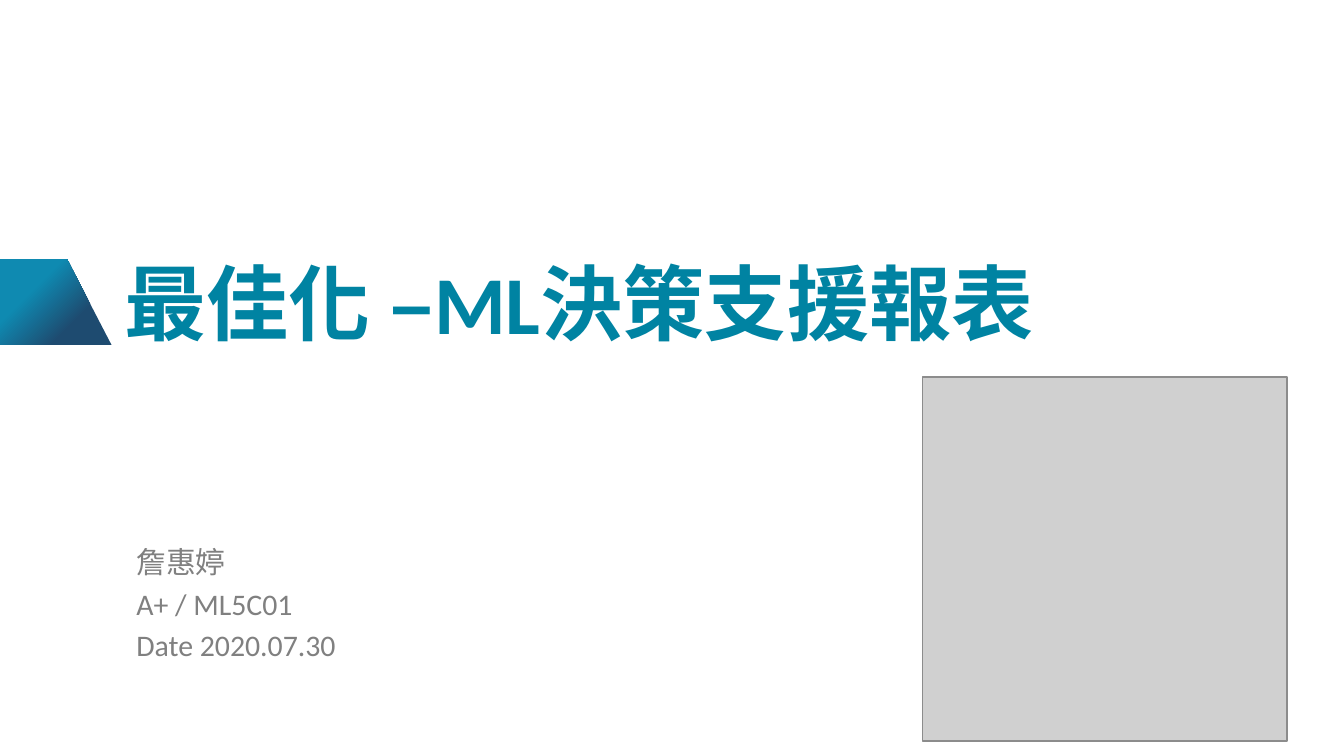
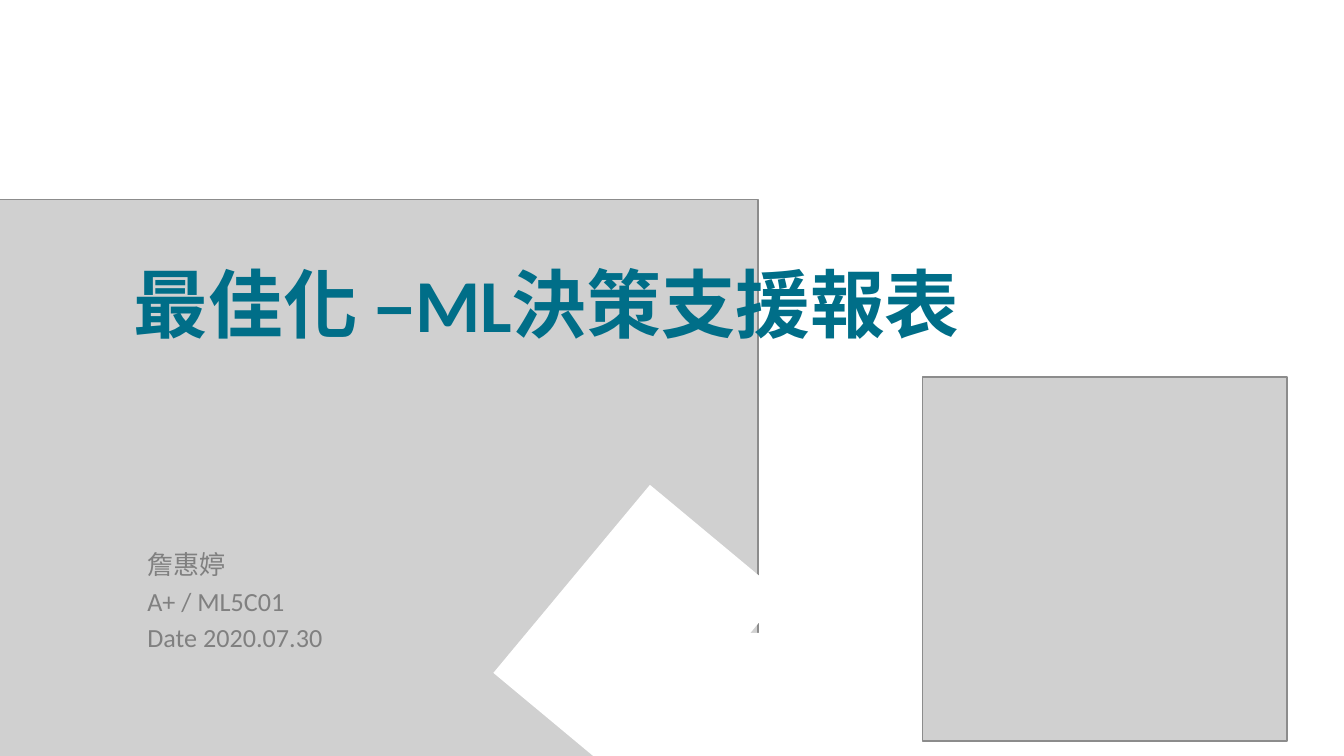
Before and after one commit to DorisssChan/web-crawler, a slide deck: slide 1 of 20200723_CD_詹惠婷.pptx. Drawn at 1344x756 pixels with LibreOffice and Linux fonts; fonts in the diff are those of the drawing; grey boxes stand for pictures; background and template pictures are left out. Boxes give left, top, right and bottom in pixels: in the first picture for what was removed or moved away, otherwise in the second. Text is boxed around its words. In the diff, an @@ line names an element or a change of style, - is before the commit and + after.

```diff
--- a/20200723_CD_詹惠婷.pptx
+++ b/20200723_CD_詹惠婷.pptx
@@ picture added at (x1=0, y1=199, x2=758, y2=756) @@
@@ freeform shape removed at (x1=0, y1=259, x2=112, y2=345) @@
@@ title "最佳化 –ML決策支援報表" moved from (x1=124, y1=263, x2=1033, y2=342) to (x1=134, y1=256, x2=960, y2=351) @@
@@ title "最佳化 –ML決策支援報表" at (x1=134, y1=256, x2=960, y2=351): size 44 to 40 pt, text colour #0083A2 to gradient #004E60 to #006E89 to #0083A2 @@
@@ rectangle added at (x1=493, y1=485, x2=781, y2=756), fill #FFFFFF @@
@@ text "詹惠婷" moved from (x1=136, y1=548, x2=336, y2=656) to (x1=147, y1=552, x2=322, y2=647) @@
@@ text "詹惠婷" at (x1=147, y1=552, x2=322, y2=647): size 16 to 14 pt @@
@@ rectangle added at (x1=593, y1=633, x2=837, y2=756), fill #FFFFFF @@
```
Also in this commit, not shown: 10 other slides changed, 1 slide removed.
